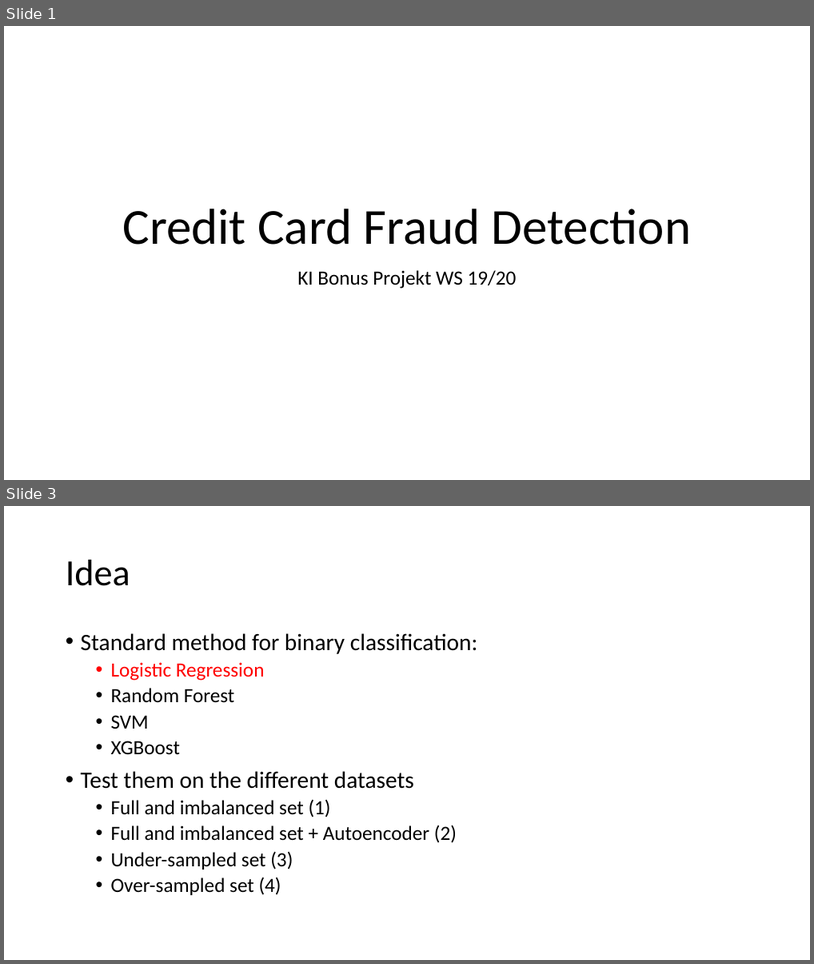
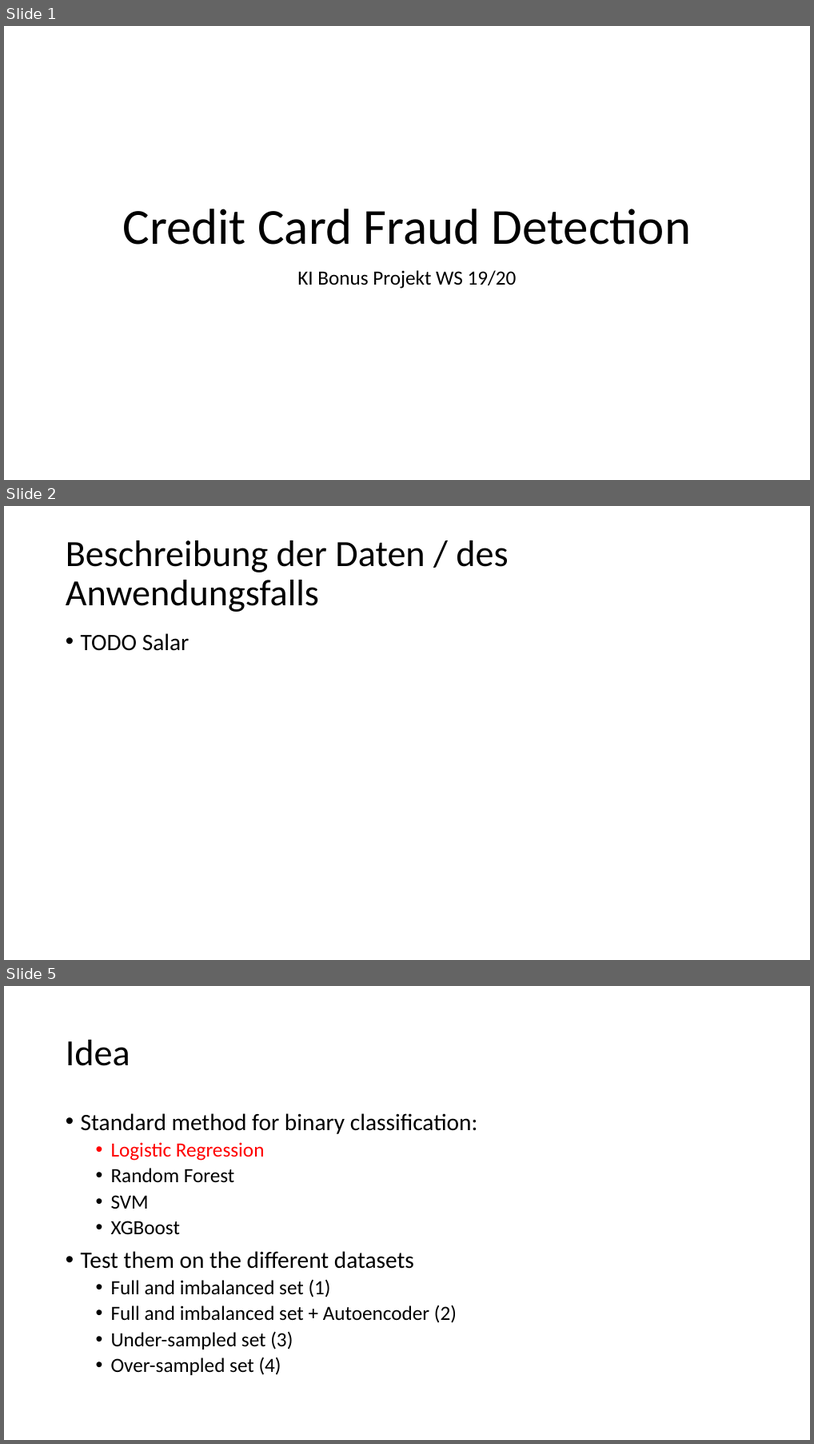
Before and after one commit to janedoesrepo/Autoencoder-ImbalancedCreditData, a slide deck: reports/presentation_draft_v1.pptx. Shown one above the other, each under a label of ours: slides 1 and 3 before the commit, slides 1, 2 and 5 after it; the slides between them are not shown. The pictures are 814x964 and 814x1444 pixels, drawn with LibreOffice and Linux fonts; fonts in the diff are those of the drawing. Boxes give left, top, right and bottom in pixels: in the first picture for what was removed or moved away, otherwise in the second. Text is boxed around its words. In the diff, an @@ line names an element or a change of style, - is before the commit and + after.

```diff
--- a/reports/presentation_draft_v1.pptx
+++ b/reports/presentation_draft_v1.pptx
@@ slide 2 added at (4, 506, 810, 960), background #FFFFFF @@
@@ title added at (66, 540, 508, 612), 44 pt, text #000000 @@
+Beschreibung der Daten / des Anwendungsfalls
@@ text added at (81, 633, 190, 651), 28 pt, text #000000 @@
+• TODO Salar
@@ what was slide 3 is now slide 5 @@
```
Also in this commit, not shown: 1 slide changed, 8 other slides added, 2 other files.
